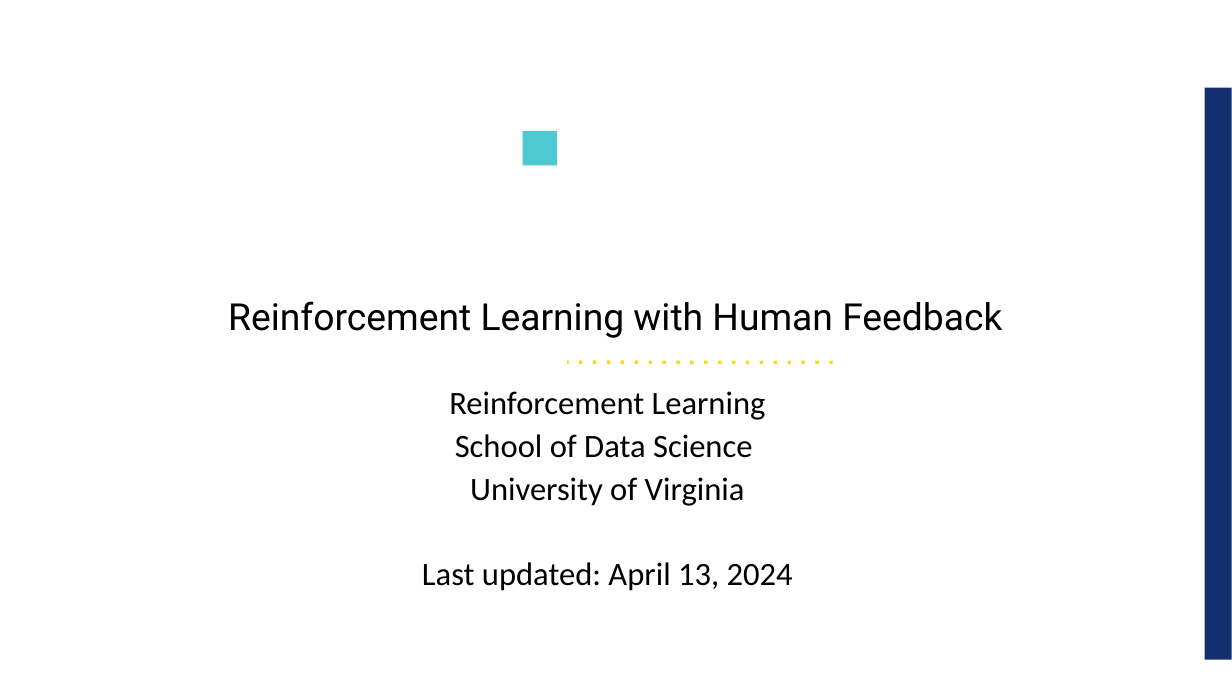
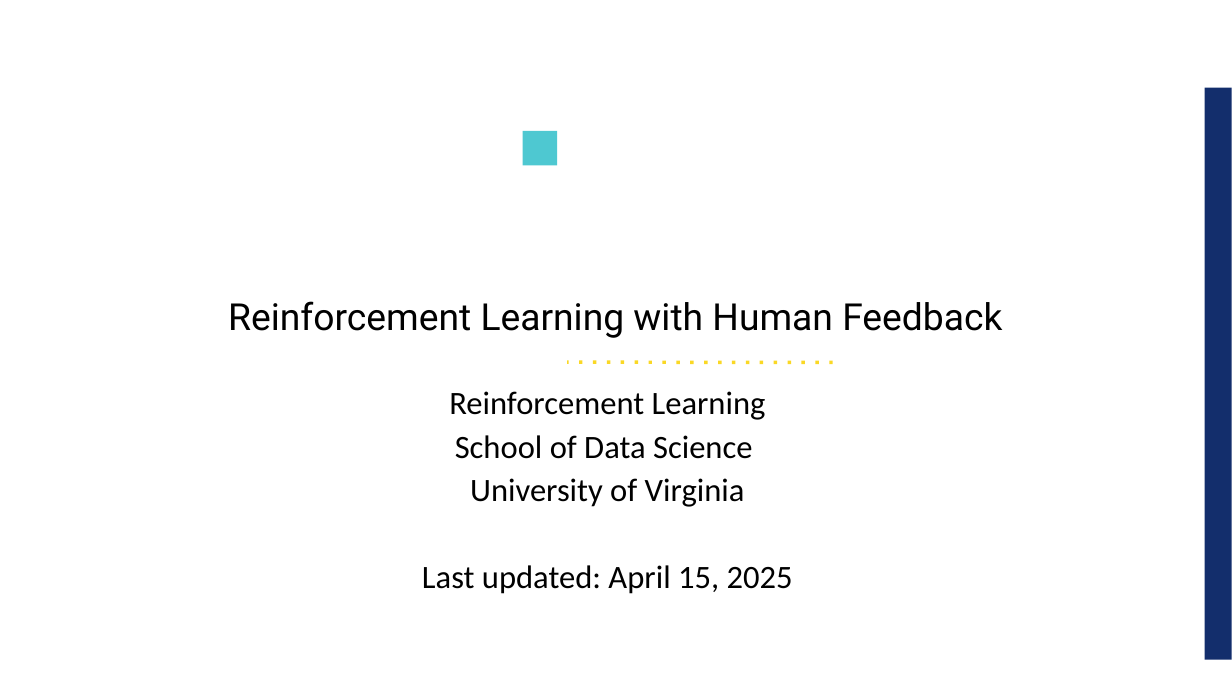
Before and after one commit to UVADS/reinforcement_learning, a slide deck: slide 1 of 11_rl_human_feedback/rlhf.ppt. Drawn at 1232x693 pixels with LibreOffice and Linux fonts; fonts in the diff are those of the drawing; background and template pictures are left out. Boxes give left, top, right and bottom in pixels: in the first picture for what was removed or moved away, otherwise in the second. Text is boxed around its words. In the diff, an @@ line names an element or a change of style, - is before the commit and + after.

```diff
--- a/11_rl_human_feedback/rlhf.ppt
+++ b/11_rl_human_feedback/rlhf.ppt
@@ text at <box>422,565,793,594</box>: text changed @@
-Last updated: April 13, 2024
+Last updated: April 15, 2025
```
Also in this commit, not shown: 10 other slides changed, 3 slides added, 1 slide removed, 1 other file.
